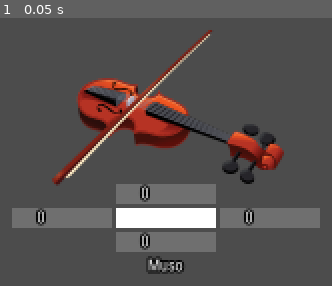
Above: before the commit, frame 1.
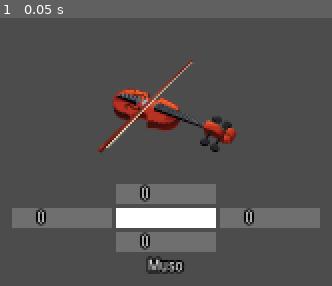
Above: after the commit, the same moment.

Repository: paralinguist/Chestral
Game: Godot game, scene res://Musician.tscn
Same seed, same stepped clock (60 frames per second), same inputs: the game is played once before the commit and once after it. This scene is started directly instead of the project's main scene.
Inputs:
- Up to frame 1 (0.05 s): no input

The runs differ from the first frame. In frame 1, 10% of the frame differs, in the area x 15-86%, y 4-63%.

Commit message:
Music + odd fixes
-Free music added
-Kelvin's orc added. Nice cello!
-Minor fixes (mostly related to running the encounter with no clients present)

Diff:
--- a/ChestralBoss.gd
+++ b/ChestralBoss.gd
@@ -88,7 +88,7 @@
 
 #These timers should really belong to the boss OR should be informed by code from the boss
 func _on_AttackTimer_timeout():
-    if get_parent().state == get_parent().IN_PROGRESS:
+    if get_parent().state == get_parent().IN_PROGRESS and len(get_parent().players) > 0:
         var players = get_parent().players
         var victim = get_parent().clients[players[randi() % players.size()]]
         if get_parent().dead_players.has(victim):
@@ -134,14 +134,15 @@
     else:
         if not $Buffer.is_stopped():
             yield($Buffer, "timeout")
-        tele_target = get_parent().clients[players[randi() % players.size()]]
-        if get_parent().dead_players.has(tele_target):
-            _on_TelegraphedTimer_timeout()
-            return
-        talk(tele_target.playername + " YOU'RE NEXT!")
-        $TelegraphedTimer.wait_time = 4
-        $TelegraphedTimer.start()
-        telegraphed = true
+        if len(players) > 0:
+            tele_target = get_parent().clients[players[randi() % players.size()]]
+            if get_parent().dead_players.has(tele_target):
+                _on_TelegraphedTimer_timeout()
+                return
+            talk(tele_target.playername + " YOU'RE NEXT!")
+            $TelegraphedTimer.wait_time = 4
+            $TelegraphedTimer.start()
+            telegraphed = true
 
 func start_attack_cycle():
     $AttackTimer.start()
--- a/ChestralServer.gd
+++ b/ChestralServer.gd
@@ -21,7 +21,7 @@
 const ENDED_FAIL: int = 2
 const ENDED_WIN: int = 3
 
-
+var music_files = ['airtone_-_pumpkinSoup.mp3', 'airtone_-_blackSnow.mp3', 'airtone_-_departures.mp3', 'airtone_-_panspermia_1.mp3']
 
 var state: int = 0
 
@@ -169,7 +169,7 @@
                 var times = int(align_value[1])
                 perform_alignments(align_mag,times,id)
                 for i in times:
-                    clients[get_adjacent(id)].send_attack($ChestralBoss.global_position)
+                    $ChestralBoss.get_attacked(clients[get_adjacent(id)].global_position)
                     for j in range(6):
                         yield(get_tree(), "idle_frame")
             else:
@@ -249,6 +249,8 @@
     if state == WAITING:
         state = IN_PROGRESS
         $ChestralBoss.start_attack_cycle()
+        $Music.stream = load('res://Music/' + music_files[randi() % music_files.size()])
+        $Music.play()
     elif state != IN_PROGRESS:
         new_game()
 
@@ -261,6 +263,7 @@
         $ChestralBoss.targetting = false
 
 func new_game():
+    $Music.stop()
     state = WAITING
     $ChestralBoss.queue_free()
     dead_players = []
--- a/ChestralServer.tscn
+++ b/ChestralServer.tscn
@@ -106,6 +106,8 @@
 "_edit_use_anchors_": false
 }
 
+[node name="Music" type="AudioStreamPlayer" parent="."]
+
 [connection signal="timeout" from="ServerDataPulse" to="." method="_on_ServerDataPulse_timeout"]
 [connection signal="pressed" from="CanvasLayer/Unbalance" to="." method="_on_Unbalance_pressed"]
 [connection signal="pressed" from="CanvasLayer/Panel/HitRandom" to="." method="_on_Button_pressed"]
--- a/Musician.gd
+++ b/Musician.gd
@@ -26,7 +26,7 @@
 # Called when the node enters the scene tree for the first time.
 func _ready():
     randomize()
-    $Sprite.scale = Vector2(0.5,0.5)
+    $Sprite.scale = Vector2(0.3,0.3)
 
 func reposition(new_x,new_y, angle):
     saved_angle = angle
Not shown, added: Music/music_attribution.txt
Binary file added: sprites/Orcs/kelvin_cello.png
Not shown, added: Client/thuan.py
Not shown, added: Music/airtone_-_blackSnow.mp3
Not shown, added: Music/airtone_-_departures.mp3
Not shown, added: Music/airtone_-_panspermia_1.mp3
Not shown, added: Music/airtone_-_pumpkinSoup.mp3
